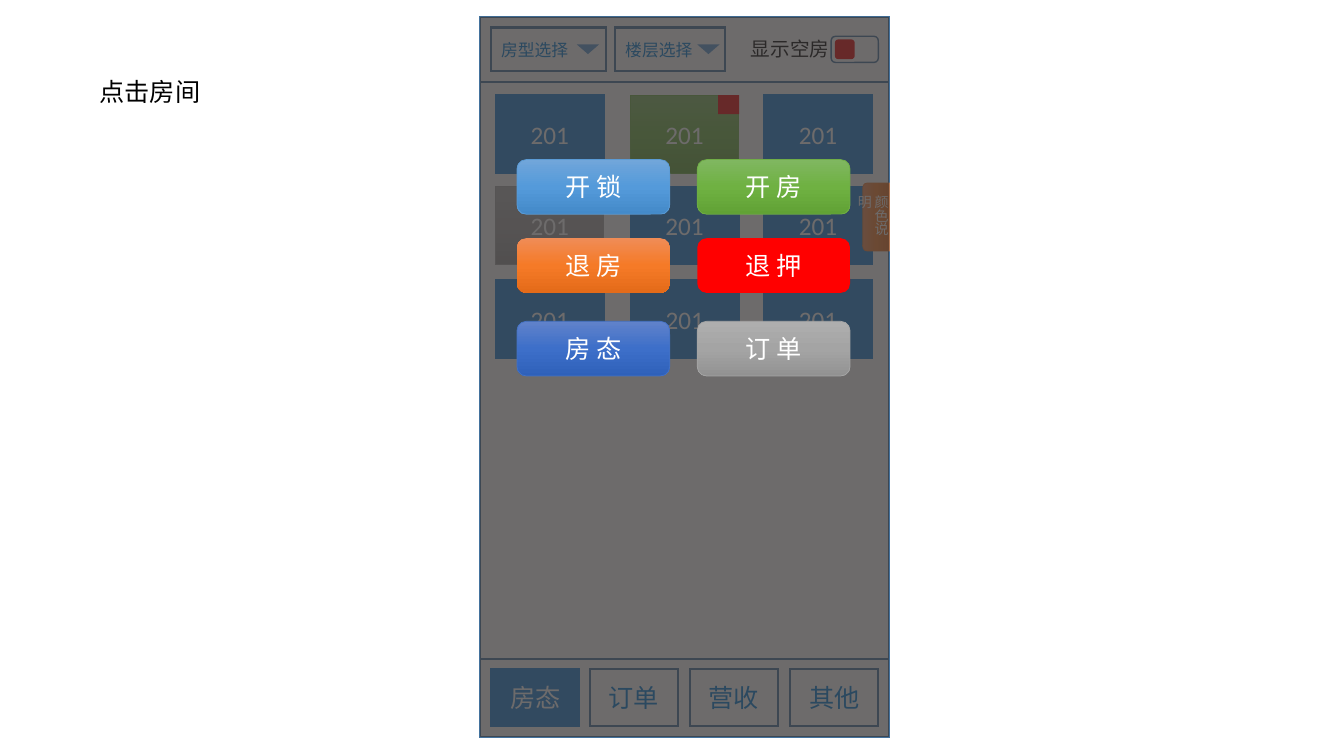
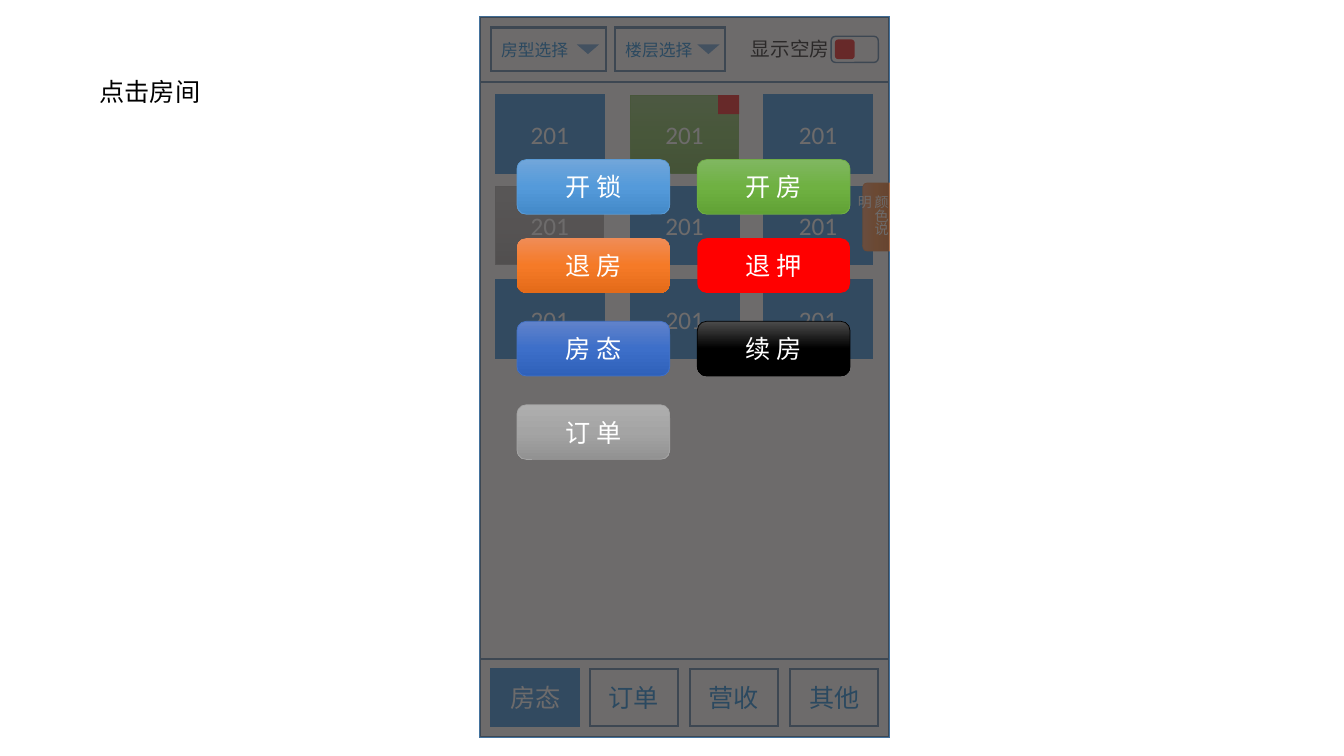
Before and after one commit to ISheenSomeOne/eLive, a slide deck: slide 2 of 后台文档/后台移动端界面.pptx. Drawn at 1344x756 pixels with LibreOffice and Linux fonts; fonts in the diff are those of the drawing. Boxes give left, top, right and bottom in pixels: in the first picture for what was removed or moved away, otherwise in the second. Text is boxed around its words. In the diff, an @@ line names an element or a change of style, - is before the commit and + after.

```diff
--- a/后台文档/后台移动端界面.pptx
+++ b/后台文档/后台移动端界面.pptx
@@ rounded rectangle added at [698,322,850,376], fill gradient #4B4B4B to #000000, outline #000000 0.5 pt, 18 pt, text #FFFFFF @@
+续 房
@@ rounded rectangle "订 单": place and size @@
-rounded rectangle "订 单" at [698,322,850,376]
+rounded rectangle "订 单" at [517,405,669,460]
```
Also in this commit, not shown: 2 other slides changed, 3 slides added, 11 other files.
